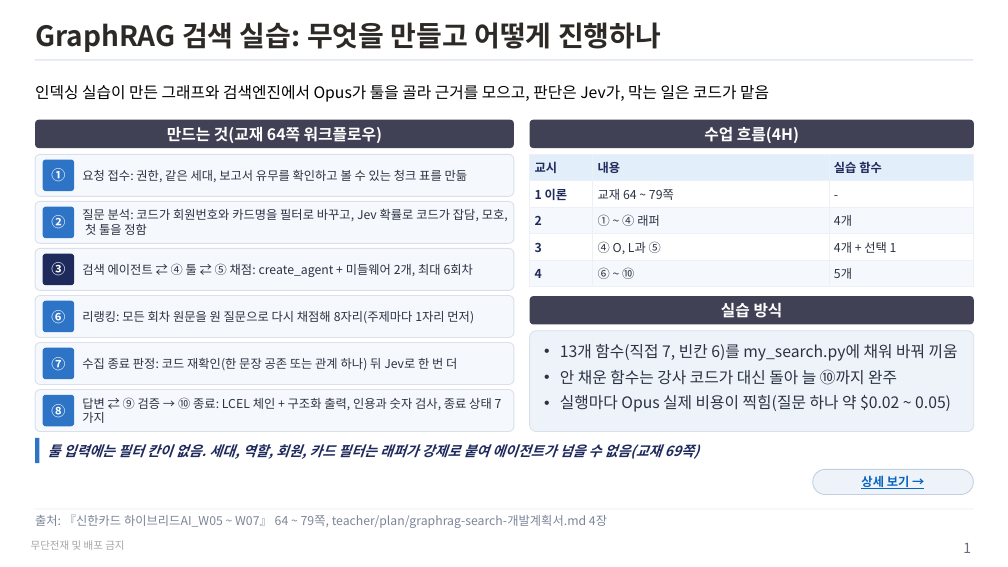
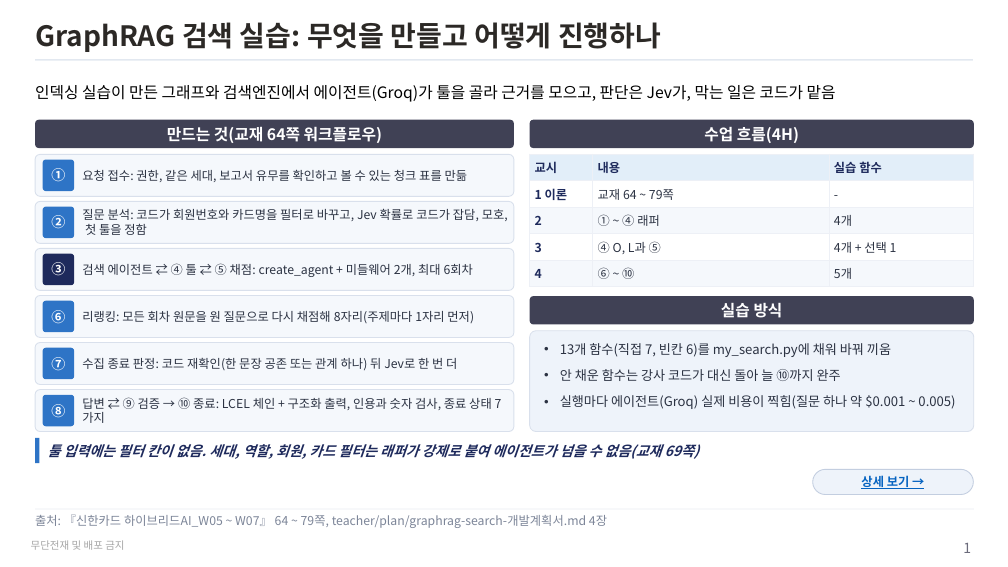
Before and after one commit to unicorn-campus/hybrid-ai, a slide deck: slide 1 of teacher/plan/graphrag-search-실습가이드.pptx. Drawn at 1008x567 pixels with LibreOffice and Linux fonts; fonts in the diff are those of the drawing. Boxes give left, top, right and bottom in pixels: in the first picture for what was removed or moved away, otherwise in the second. Text is boxed around its words. In the diff, an @@ line names an element or a change of style, - is before the commit and + after.

```diff
--- a/teacher/plan/graphrag-search-실습가이드.pptx
+++ b/teacher/plan/graphrag-search-실습가이드.pptx
@@ text at (35,85,836,102): text changed @@
-인덱싱 실습이 만든 그래프와 검색엔진에서 Opus가 툴을 골라 근거를 모으고, 판단은 Jev가, 막는 일은 코드가 맡음
+인덱싱 실습이 만든 그래프와 검색엔진에서 에이전트(Groq)가 툴을 골라 근거를 모으고, 판단은 Jev가, 막는 일은 코드가 맡음
@@ text in rounded rectangle at (560,343,891,381): size 18 to 15 pt in "13개 함수(직접 7, 빈칸 6)를 my_search.py에 채워 ...", "안 채운 함수는 강사 코드가 대신 돌아 ..."; more space between paragraphs @@
@@ text in rounded rectangle at (560,395,955,409): text changed; size 18 to 15 pt @@
-• 실행마다 Opus 실제 비용이 찍힘(질문 하나 약 $0.02 ~ 0.05)
+• 실행마다 에이전트(Groq) 실제 비용이 찍힘(질문 하나 약 $0.001 ~ 0.005)
```
Also in this commit, not shown: 3 other slides changed, 11 other files.
